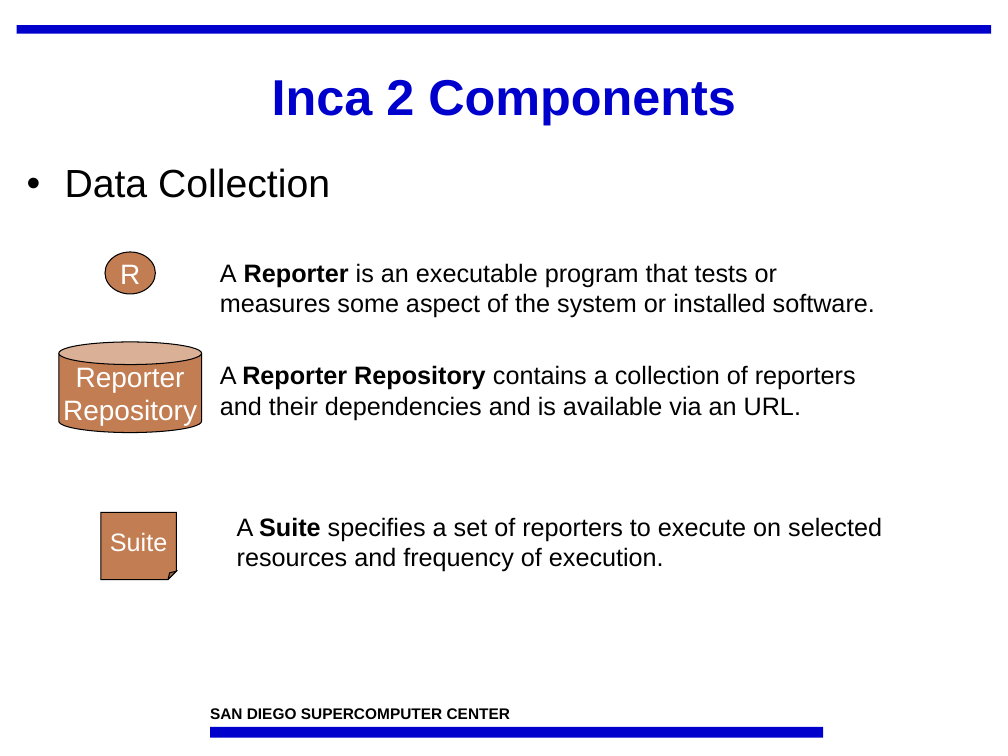
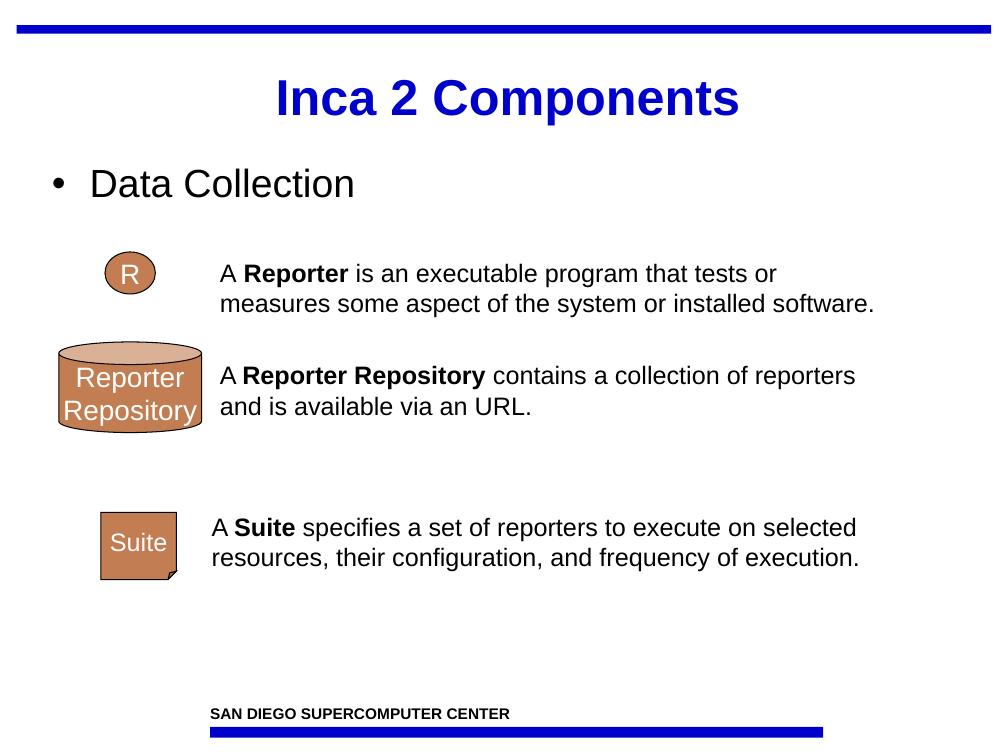
Before and after one commit to IncaProject/inca-xsede, a slide deck: slide 8 of talks/feb-06-workshop/overview.ppt. Drawn at 1008x756 pixels with LibreOffice and Linux fonts; fonts in the diff are those of the drawing; background and template pictures are left out. Boxes give left, top, right and bottom in pixels: in the first picture for what was removed or moved away, otherwise in the second. Text is boxed around its words. In the diff, an @@ line names an element or a change of style, - is before the commit and + after.

Commit message:
redid inca v1/v2 component slide

```diff
--- a/talks/feb-06-workshop/overview.ppt
+++ b/talks/feb-06-workshop/overview.ppt
@@ title "Inca 2 Components": place and size @@
-title "Inca 2 Components" at <box>272,79,736,125</box>
+title "Inca 2 Components" at <box>276,79,740,125</box>
@@ text "Data Collection": place and size @@
-text "Data Collection" at <box>65,168,330,198</box>
+text "Data Collection" at <box>90,168,355,198</box>
@@ text at <box>220,365,856,416</box>: text changed @@
-A Reporter Repository contains a collection of reporters and their dependencies and is available via an URL.
+A Reporter Repository contains a collection of reporters and is available via an URL.
@@ text at <box>212,517,860,571</box>: text changed @@
-A Suite specifies a set of reporters to execute on selected resources and frequency of execution.
+A Suite specifies a set of reporters to execute on selected resources, their configuration, and frequency of execution.
```
Also in this commit, not shown: 30 other slides changed, 2 slides added, 4 slides removed.
